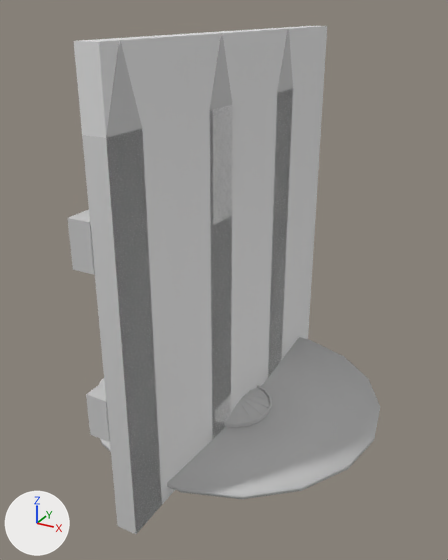
One commit to the FBX model RacoonSquad/Assets/Meshes/SM_Assiette.FBX: the scene before it, then after it.
Both versions are drawn from a 50 mm camera at (0.682, -1.298, 1.048) aimed at (-0.01, -0.039, 0.419). The axes (+X, +Y, +Z) are drawn at lower left. The lights are the same throughout. Where no turn or scale is listed for an object, it has been applied to the vertices.

Script lines for the objects in view, before the commit:
```python
me_mesh_006 = bpy.data.meshes.new('Mesh.006')
me_mesh_006.from_pydata(...)  # 23485 vertices, 46770 faces; spans x -0.108..0.108, y -0.107..0.106, z 0.012..0.07
me_mesh_006.materials.append(mat_material__2)  # its picture is missing
me_mesh_009 = bpy.data.meshes.new('Mesh.009')
me_mesh_009.from_pydata(...)  # 108 vertices, 212 faces; spans x -0.4..0.4, y -0.394..0.394, z -0.01..0.046
me_mesh_009.materials.append(mat_material__2)  # its picture is missing
me_mesh_012 = bpy.data.meshes.new('Mesh.012')
me_mesh_012.from_pydata(...)  # a box spanning x -0.025..0.025, y -0.5..0.5, z 0.0..1.0
me_mesh_013 = bpy.data.meshes.new('Mesh.013')
me_mesh_013.from_pydata(...)  # 46 vertices, 39 faces; spans x -0.025..0.078, y 0.0..1.0, z -0.654..0.346
me_mesh_013.materials.append(mat_material__2)  # its picture is missing
ob_assiette = bpy.data.objects.new('assiette', me_mesh_009)
ob_assiette.location = (-0.005, 0.019, 0.0)
ob_barriere = bpy.data.objects.new('Barriere', me_mesh_013)
ob_barriere.location = (-0.05, -0.502, 0.654)
ob_tarte = bpy.data.objects.new('tarte', me_mesh_006)
ob_tarte.location = (0.0, 0.0, -0.011)
ob_temoinbarriere = bpy.data.objects.new('temoinBarriere', me_mesh_012)
ob_temoinbarriere.location = (0.0, 0.0, 0.0)
```
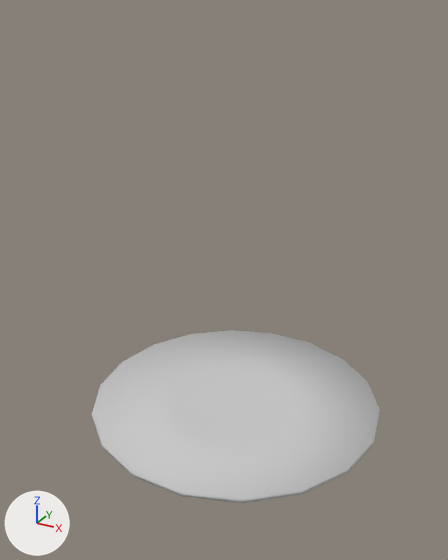
Where the newer file only moved an object's origin or applied its transform, the numbers keep the older frame.

Pixel boxes [x1, y1, x2, y2] of what changed, in the pictures (448 x 560 px):
'temoinBarriere', deleted
    before: [74, 26, 327, 532]
'Barriere', deleted
    before: [67, 29, 293, 534]
'tarte', deleted
    before: [224, 385, 272, 428]

Edits to the bpy script that builds the scene:
```text
Remove ob_barriere:
    ob_barriere = bpy.data.objects.new('Barriere', me_mesh_013)
    ob_barriere.location = (-0.05, -0.502, 0.654)
Remove ob_tarte:
    ob_tarte = bpy.data.objects.new('tarte', me_mesh_006)
    ob_tarte.location = (0.0, 0.0, -0.011)
Remove ob_temoinbarriere:
    ob_temoinbarriere = bpy.data.objects.new('temoinBarriere', me_mesh_012)
    ob_temoinbarriere.location = (0.0, 0.0, 0.0)
```
